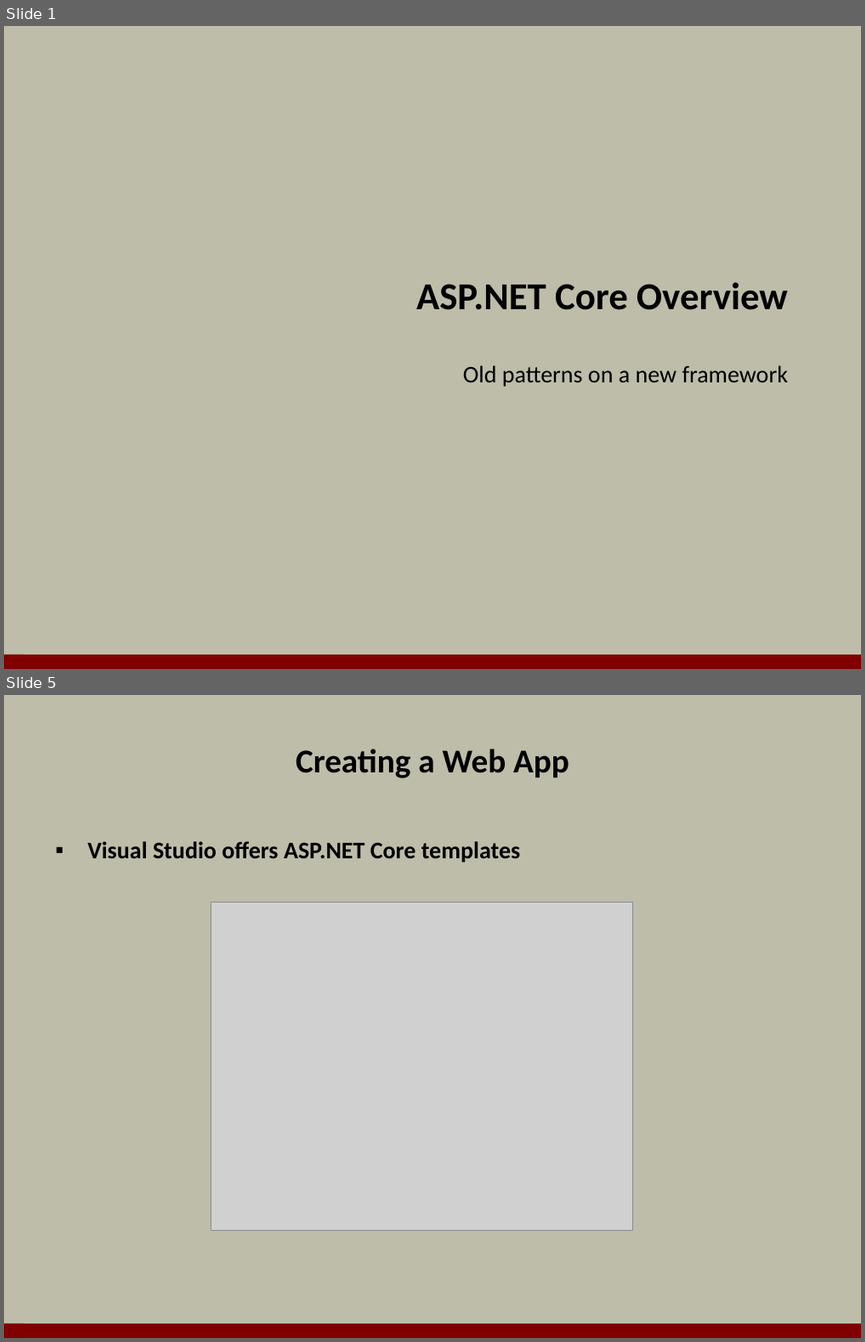
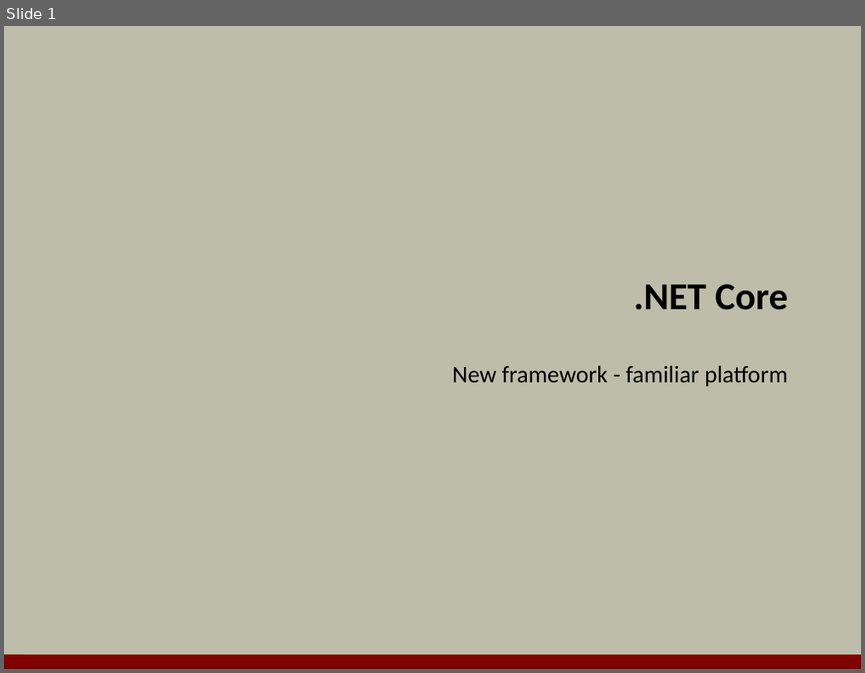
Before and after one commit to OdeToCode/classes, a slide deck: aspnet5/slides/01_Overview.pptx. Shown one above the other, each under a label of ours: slides 1 and 5 before the commit, slide 1 after it; the slides between them are not shown. The pictures are 865x1342 and 865x673 pixels, drawn with LibreOffice and Linux fonts; fonts in the diff are those of the drawing; grey boxes stand for pictures; background and template pictures are left out. Boxes give left, top, right and bottom in pixels: in the first picture for what was removed or moved away, otherwise in the second. Text is boxed around its words. In the diff, an @@ line names an element or a change of style, - is before the commit and + after.

```diff
--- a/aspnet5/slides/01_Overview.pptx
+++ b/aspnet5/slides/01_Overview.pptx
@@ slide 5 removed at [4, 695, 861, 1338], background #BDBDA9; not listed: 1 template element that a slide beside it also shows @@
@@ title removed at [296, 749, 569, 778] @@
-Creating a Web App
@@ text removed at [87, 841, 520, 862] @@
-▪ Visual Studio offers ASP.NET Core templates
@@ picture removed at [211, 902, 633, 1231] @@
@@ slide 1 changed as well @@
@@ title at [634, 284, 788, 310]: text changed @@
-ASP.NET Core Overview
+.NET Core
@@ subtitle at [452, 365, 788, 386]: text changed @@
-Old patterns on a new framework
+New framework - familiar platform
```
Also in this commit, not shown: 12 slides added, 16 other slides removed, 6 other files.
